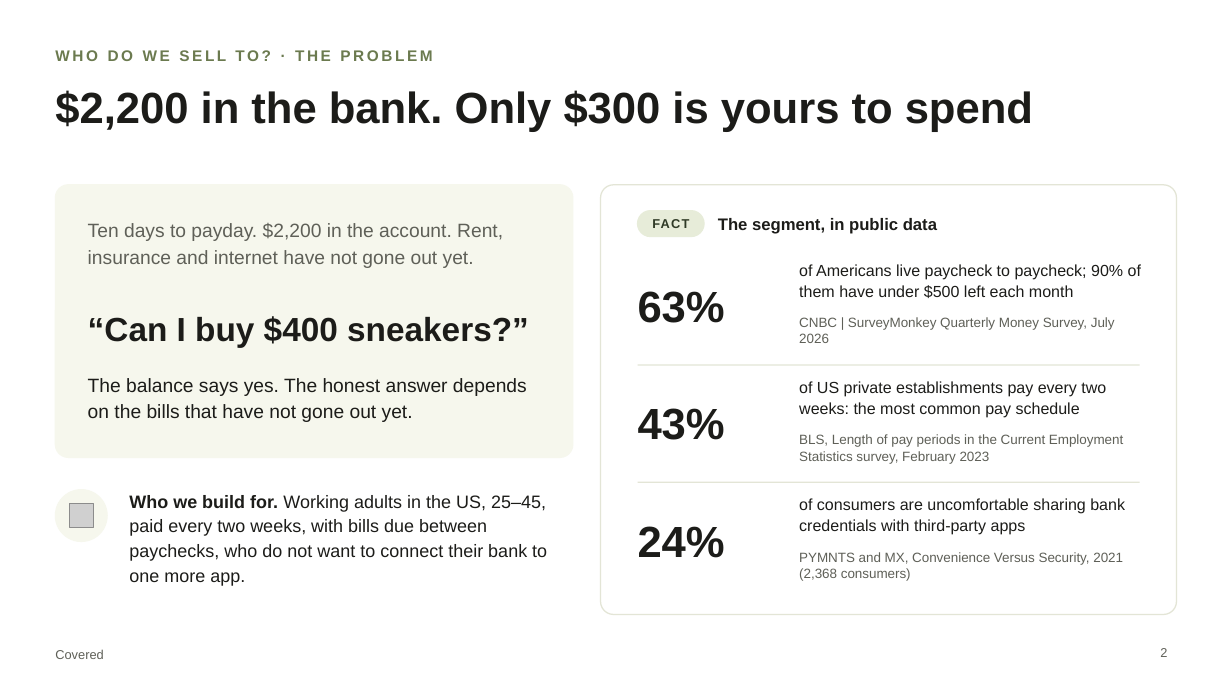
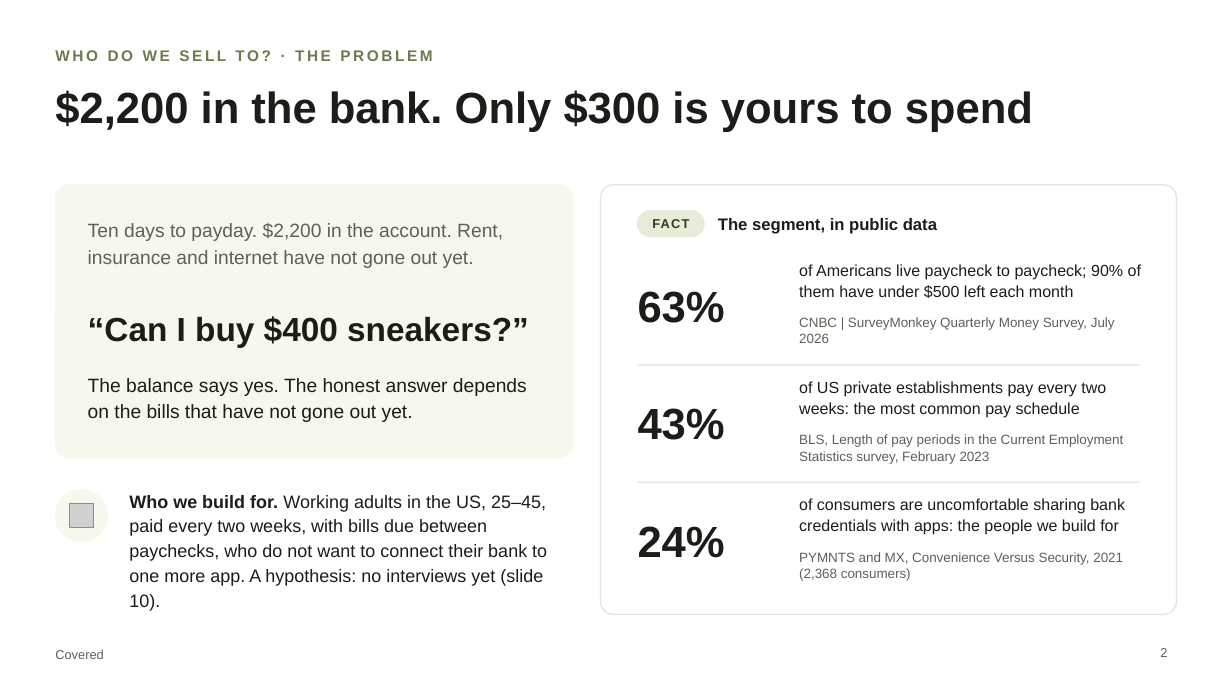
Before and after one commit to chinusoid/FractureTeam, a slide deck: slide 2 of pitch/covered-pitch.pptx. Drawn at 1232x693 pixels with LibreOffice and Linux fonts; fonts in the diff are those of the drawing; grey boxes stand for pictures. Boxes give left, top, right and bottom in pixels: in the first picture for what was removed or moved away, otherwise in the second. Text is boxed around its words. In the diff, an @@ line names an element or a change of style, - is before the commit and + after.

```diff
--- a/pitch/covered-pitch.pptx
+++ b/pitch/covered-pitch.pptx
@@ text at bbox=[129, 495, 547, 611]: text changed @@
-Who we build for. Working adults in the US, 25–45, paid every two weeks, with bills due between paychecks, who do not want to connect their bank to one more app.
+Who we build for. Working adults in the US, 25–45, paid every two weeks, with bills due between paychecks, who do not want to connect their bank to one more app. A hypothesis: no interviews yet (slide 10).
@@ text at bbox=[799, 498, 1125, 535]: text changed @@
-of consumers are uncomfortable sharing bank credentials with third-party apps
+of consumers are uncomfortable sharing bank credentials with apps: the people we build for
```
Also in this commit, not shown: 6 other slides changed, 1 slide added, 1 slide removed, 4 other files.
